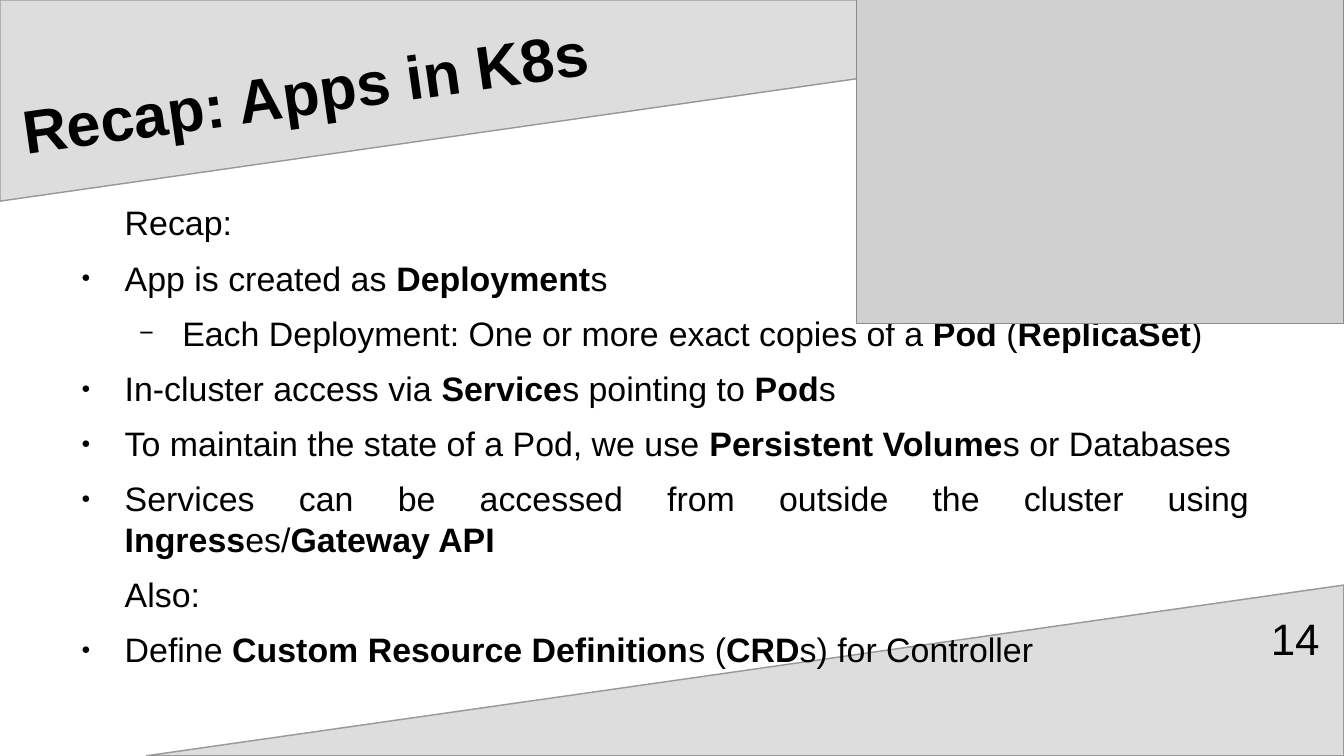
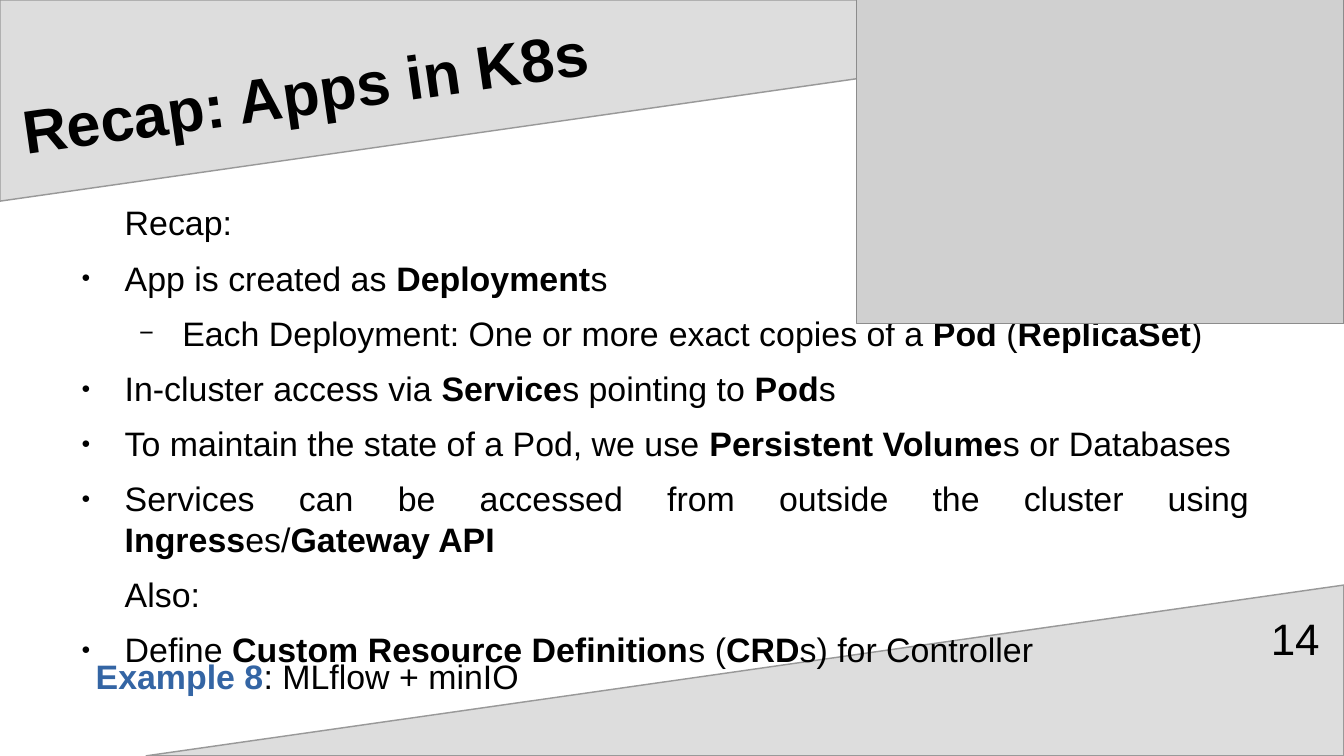
Before and after one commit to upart/cabinops, a slide deck: slide 14 of documentation/Introduction.odp. Drawn at 1344x756 pixels with LibreOffice and Linux fonts; fonts in the diff are those of the drawing; grey boxes stand for pictures. Boxes give left, top, right and bottom in pixels: in the first picture for what was removed or moved away, otherwise in the second. Text is boxed around its words. In the diff, an @@ line names an element or a change of style, - is before the commit and + after.

Commit message:
add example8

```diff
--- a/documentation/Introduction.odp
+++ b/documentation/Introduction.odp
@@ text added at [96, 662, 518, 696], 20 pt, text #000000 @@
+Example 8: MLflow + minIO
```
Also in this commit, not shown: 6 other files.
